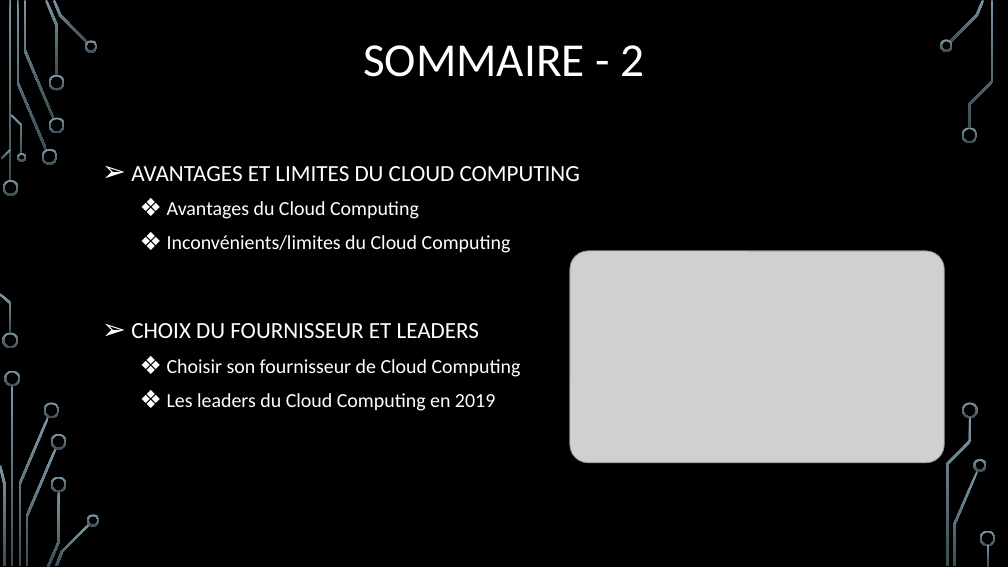
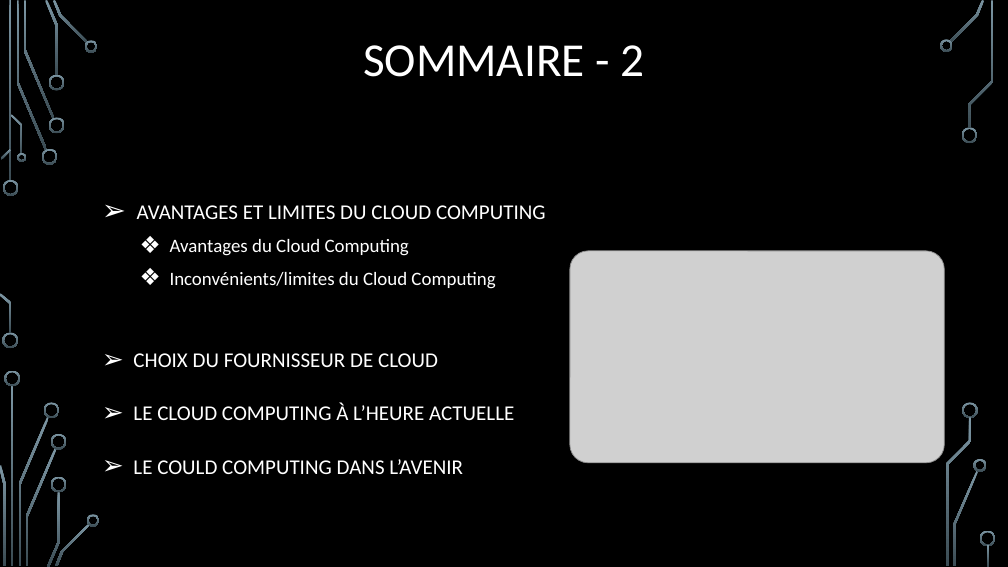
Before and after one commit to CorleoneDany/Cloud-Computing, a slide deck: slide 3 of Cloud Computing - F.pptx. Drawn at 1008x567 pixels with LibreOffice and Linux fonts; fonts in the diff are those of the drawing; grey boxes stand for pictures; background and template pictures are left out. Boxes give left, top, right and bottom in pixels: in the first picture for what was removed or moved away, otherwise in the second. Text is boxed around its words. In the diff, an @@ line names an element or a change of style, - is before the commit and + after.

```diff
--- a/Cloud Computing - F.pptx
+++ b/Cloud Computing - F.pptx
@@ text "AVANTAGES ET LIMITES DU CLOUD ...": place and size @@
-text "AVANTAGES ET LIMITES DU CLOUD ..." at [131,166,580,411]
+text "AVANTAGES ET LIMITES DU CLOUD ..." at [133,205,546,474]
@@ text at [137,205,546,289]: size 22 to 20 pt in "AVANTAGES ET LIMITES DU CLOUD COMPUTING"; size 19 to 18 pt in "Avantages du Cloud Computing", "Inconvénients/limites du Cloud Computing" @@
@@ text at [133,353,514,474]: text changed; size 19 to 20 pt @@
-➢ CHOIX DU FOURNISSEUR ET LEADERS
-  ❖ Choisir son fournisseur de Cloud Computing
-  ❖ Les leaders du Cloud Computing en 2019
+➢ CHOIX DU FOURNISSEUR DE CLOUD
+➢ LE CLOUD COMPUTING À L’HEURE ACTUELLE
+➢ LE COULD COMPUTING DANS L’AVENIR
```
Also in this commit, not shown: 20 other slides changed, 7 slides added, 2 slides removed.
